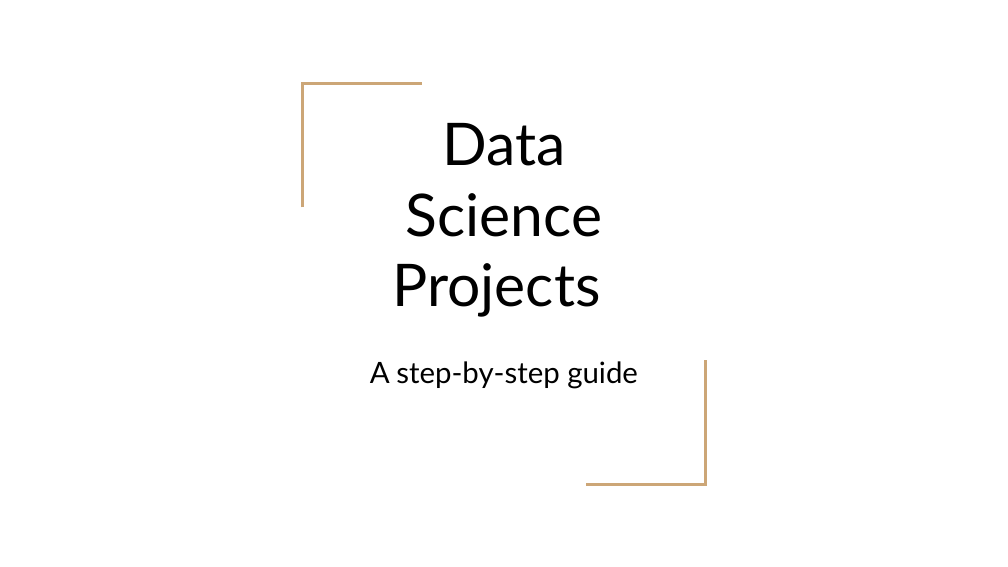
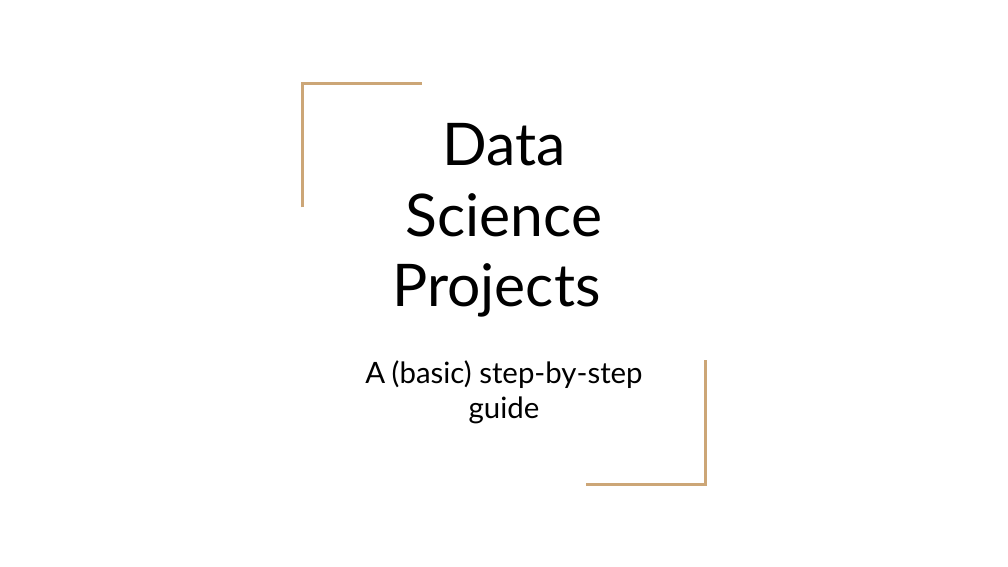
Before and after one commit to MarinaWyss/HertieDataNerds, a slide deck: slide 1 of ProjectExample/Data Science Projects.pptx. Drawn at 1008x567 pixels with LibreOffice and Linux fonts; fonts in the diff are those of the drawing. Boxes give left, top, right and bottom in pixels: in the first picture for what was removed or moved away, otherwise in the second. Text is boxed around its words. In the diff, an @@ line names an element or a change of style, - is before the commit and + after.

```diff
--- a/ProjectExample/Data Science Projects.pptx
+++ b/ProjectExample/Data Science Projects.pptx
@@ subtitle at bbox=[365, 360, 642, 423]: text changed @@
-A step-by-step guide
+A (basic) step-by-step guide
```
Also in this commit, not shown: 4 other slides changed, 1 other file.
